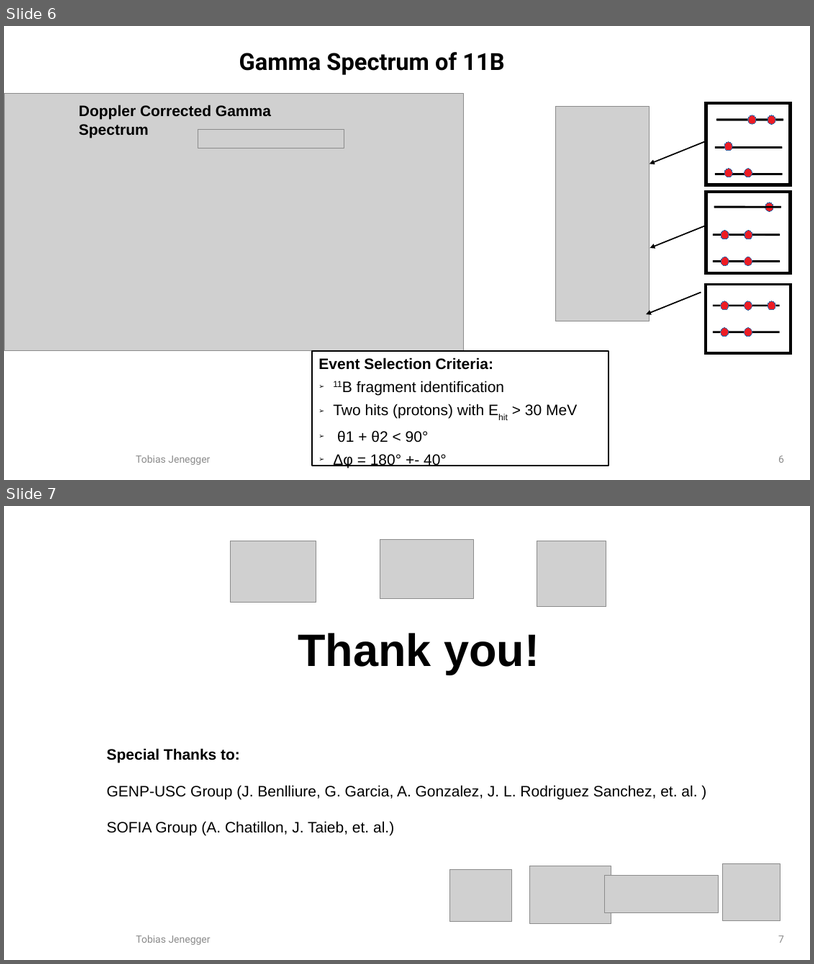
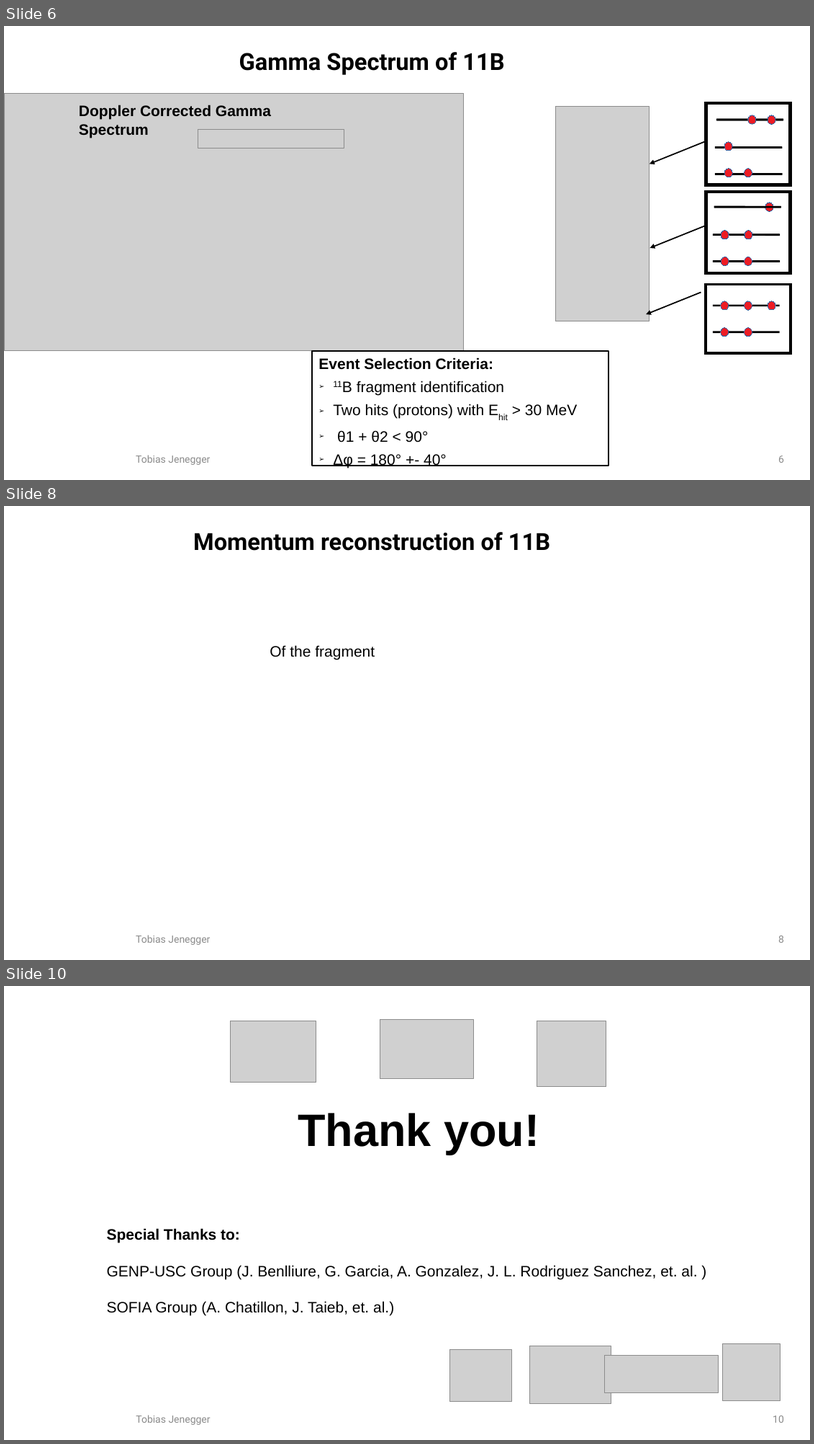
Before and after one commit to jenegger/r3bweek_2022, a slide deck: r3b_pres_2022.odp. Shown one above the other, each under a label of ours: slides 6 and 7 before the commit, slides 6, 8 and 10 after it; the slides between them are not shown. The pictures are 814x964 and 814x1444 pixels, drawn with LibreOffice and Linux fonts; fonts in the diff are those of the drawing; grey boxes stand for pictures; background and template pictures are left out. Boxes give left, top, right and bottom in pixels: in the first picture for what was removed or moved away, otherwise in the second. Text is boxed around its words. In the diff, an @@ line names an element or a change of style, - is before the commit and + after.

```diff
--- a/r3b_pres_2022.odp
+++ b/r3b_pres_2022.odp
@@ slide 8 added at (4, 506, 810, 960), background #FFFFFF @@
@@ text added at (193, 532, 550, 551), 28 pt, text #000000, bold @@
+Momentum reconstruction of 11B
@@ text added at (270, 645, 375, 660), 18 pt, text #000000 @@
+Of the fragment
@@ rectangle added at (106, 819, 150, 862), fill #FFFFFF, outline #FFFFFF 0 pt @@
@@ text added at (136, 934, 210, 944), 12 pt, text #8B8B8B @@
+Tobias Jenegger
@@ page number added at (779, 935, 784, 942), 12 pt, text #8B8B8B @@
+8
@@ what was slide 7 is now slide 10 @@
@@ page number at (773, 1415, 784, 1422): text changed @@
-7
+10
```
Also in this commit, not shown: 2 other slides added.
